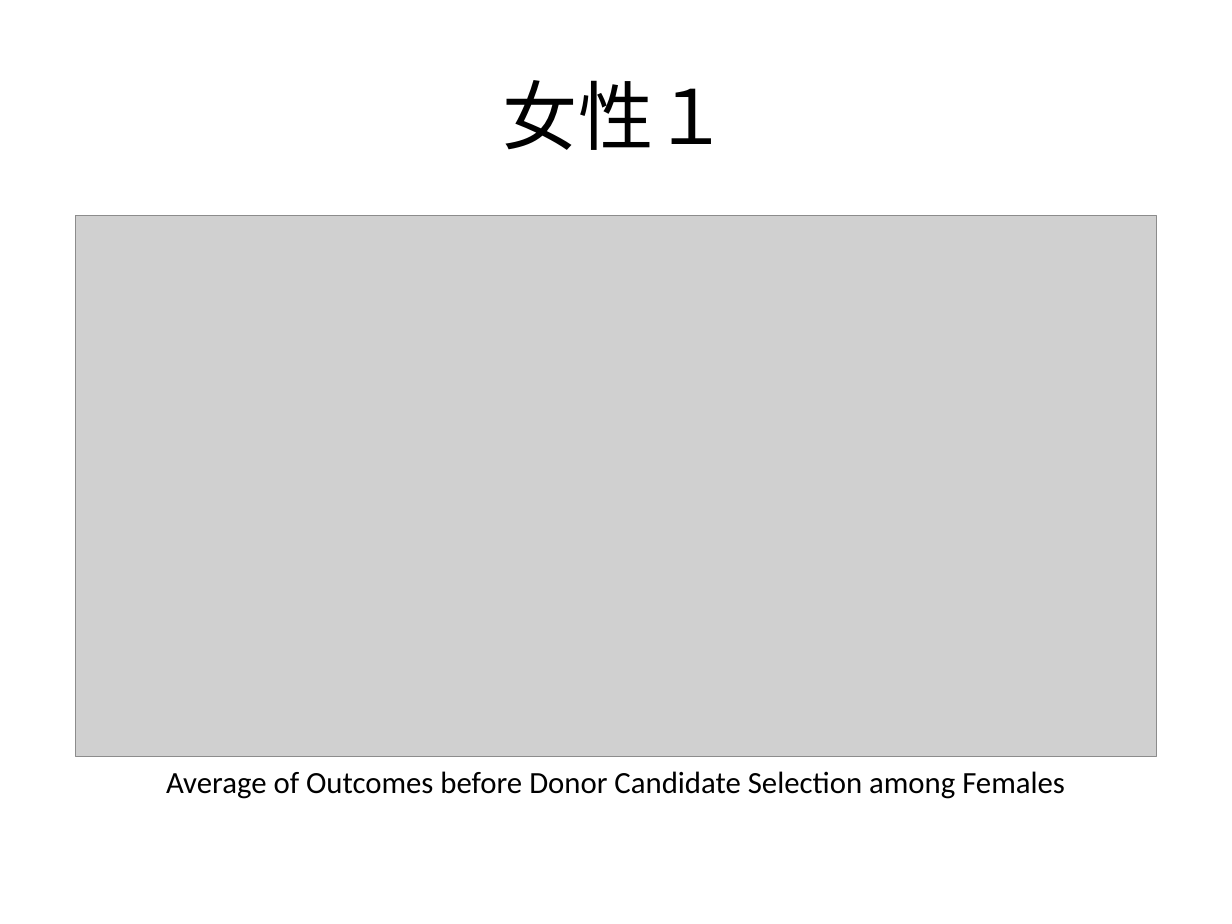
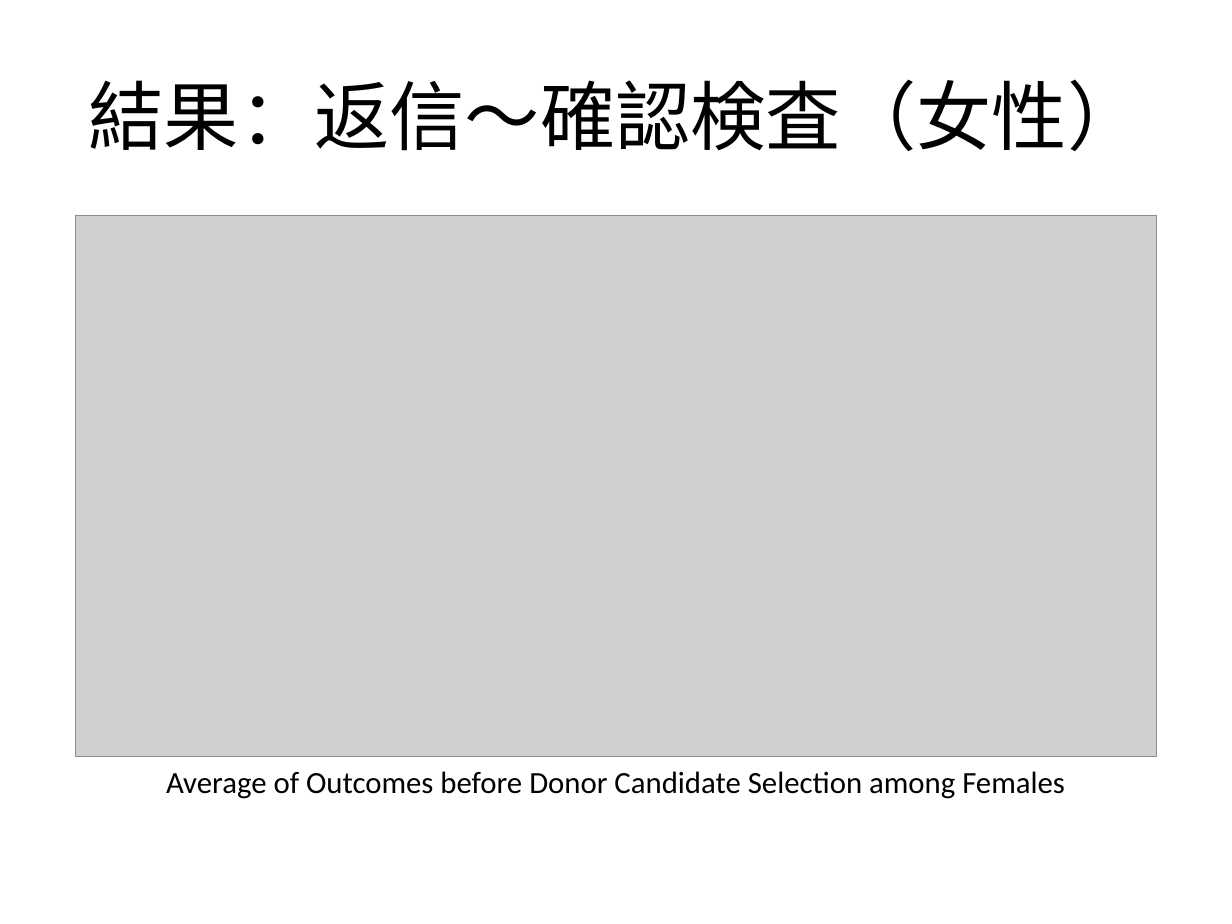
Before and after one commit to JMDP-behavioral-economics/RCT-Nudge, a slide deck: slide 11 of docs/pptx/report.pptx (slide 8 before the commit). Drawn at 1232x924 pixels with LibreOffice and Linux fonts; fonts in the diff are those of the drawing; grey boxes stand for pictures. Boxes give left, top, right and bottom in pixels: in the first picture for what was removed or moved away, otherwise in the second. Text is boxed around its words. In the diff, an @@ line names an element or a change of style, - is before the commit and + after.

```diff
--- a/docs/pptx/report.pptx
+++ b/docs/pptx/report.pptx
@@ title at box(88, 79, 1142, 151): text changed @@
-女性１
+結果：返信～確認検査（女性）
```
Also in this commit, not shown: 3 other slides changed, 5 slides added, 2 other files.
